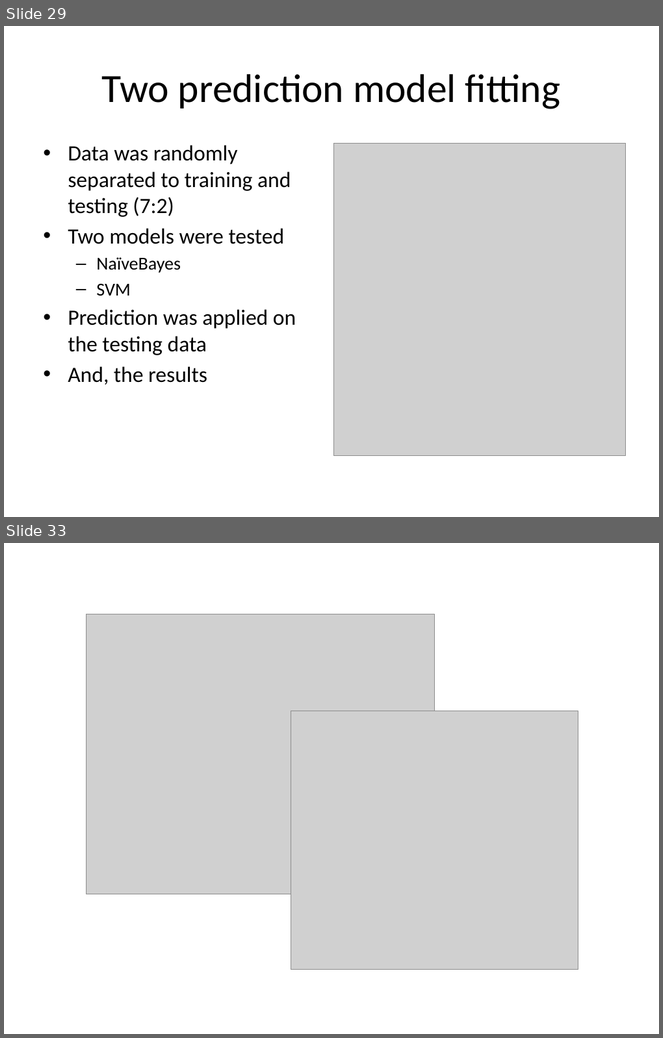
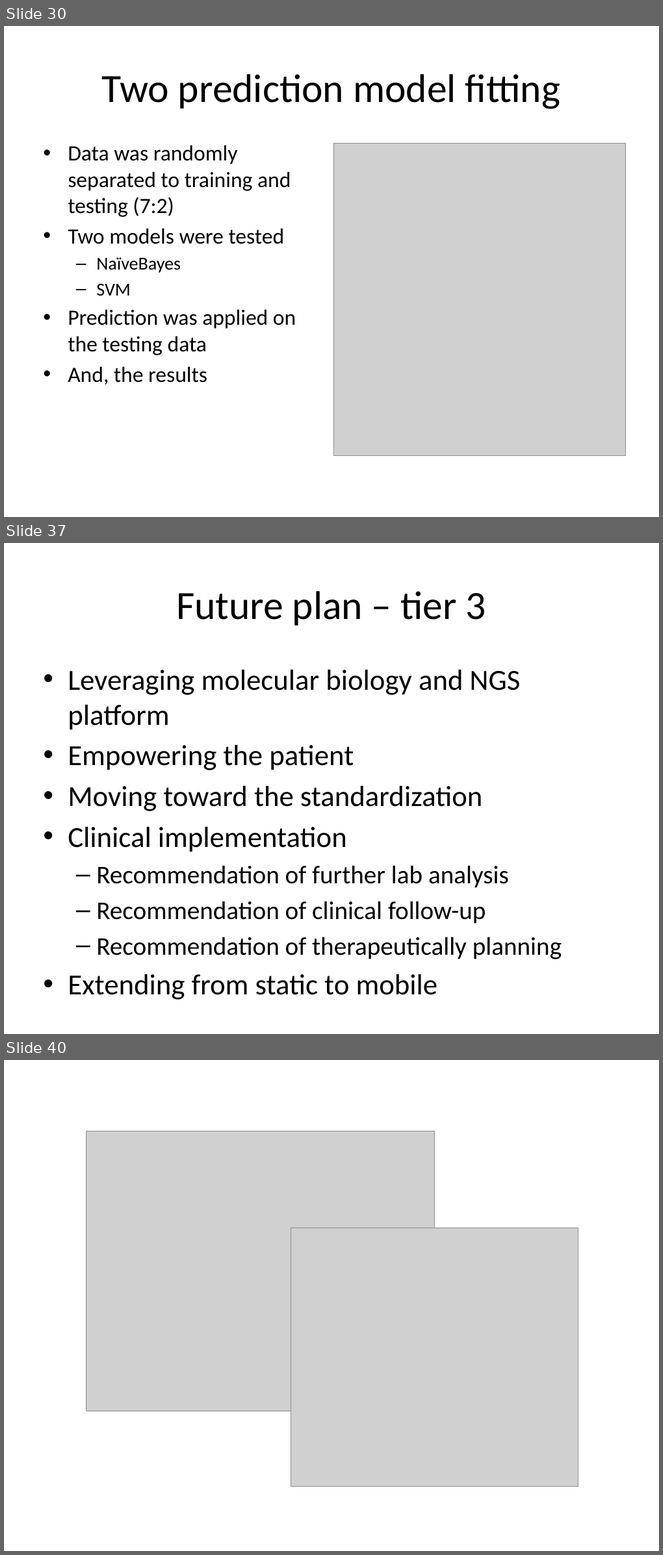
Before and after one commit to 2waybene/mixturemodel, a slide deck: BeijingMeeting/OralCancer.pptx. Shown one above the other, each under a label of ours: slides 29 and 33 before the commit, slides 30, 37 and 40 after it; the slides between them are not shown. The pictures are 663x1038 and 663x1555 pixels, drawn with LibreOffice and Linux fonts; fonts in the diff are those of the drawing; grey boxes stand for pictures. Boxes give left, top, right and bottom in pixels: in the first picture for what was removed or moved away, otherwise in the second. Text is boxed around its words. In the diff, an @@ line names an element or a change of style, - is before the commit and + after.

```diff
--- a/BeijingMeeting/OralCancer.pptx
+++ b/BeijingMeeting/OralCancer.pptx
@@ slide 37 added at (4,543,659,1034), background #FFFFFF @@
@@ title added at (176,591,486,626), 44 pt, text #000000 @@
+Future plan – tier 3
@@ text added at (68,670,562,995), 32 pt, text #000000 @@
+• Leveraging molecular biology and NGS platform
+• Empowering the patient
+• Moving toward the standardization
+• Clinical implementation
+  – Recommendation of further lab analysis
+  – Recommendation of clinical follow-up
+  – Recommendation of therapeutically planning
+• Extending from static to mobile
@@ what was slide 29 is now slide 30 @@
@@ what was slide 33 is now slide 40 @@
```
Also in this commit, not shown: 6 slides changed, 13 other slides added, 10 slides removed, 8 other files.
